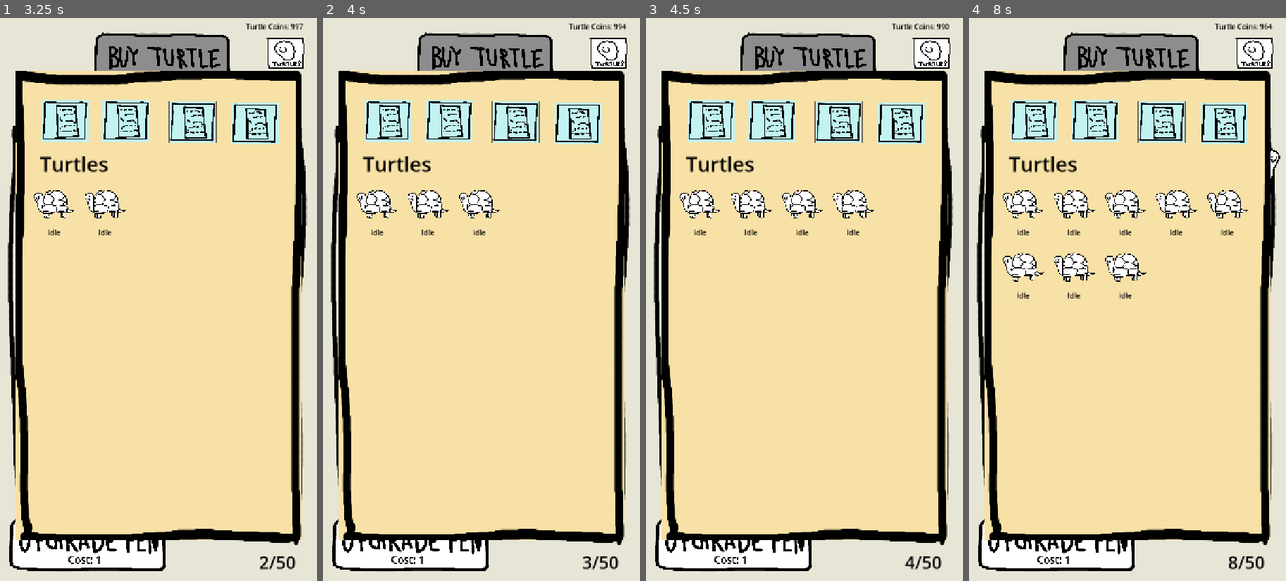
Above: before the commit, frames 1-4 (left to right).
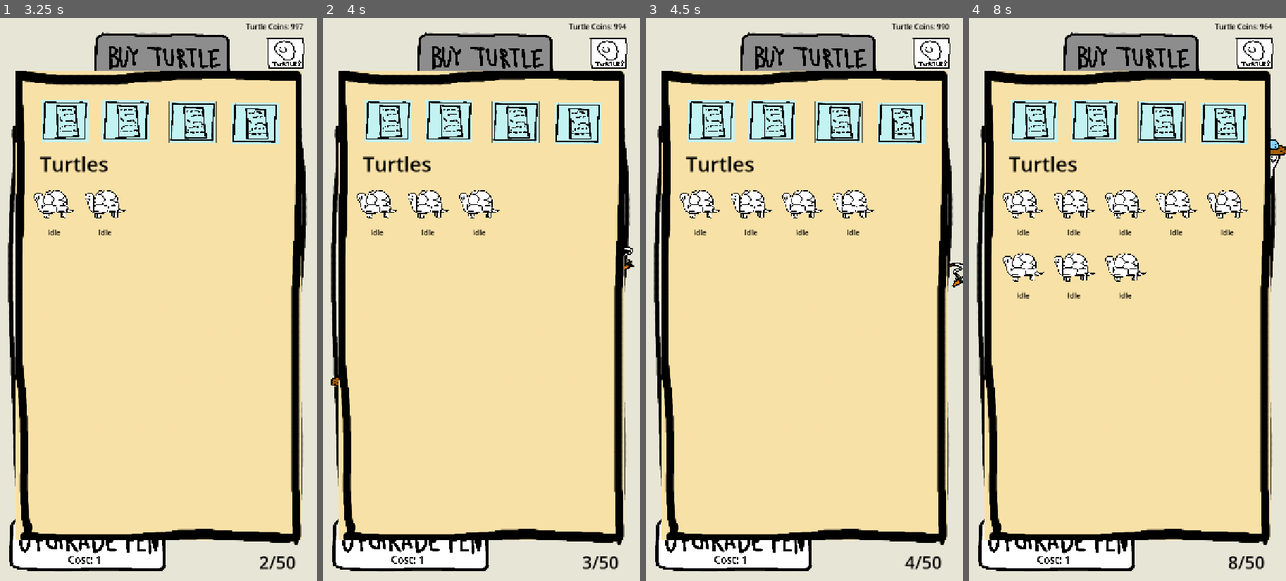
Above: after the commit, the same moments.

Repository: vsen2/turtleTower
Game: Godot game, scene res://StartPage.tscn
The game is run twice, just before and just after one commit, with the same random seed, the same clock (stepped at 60 frames per second) and the same inputs.
Inputs (mouse positions are in pixels of both pictures, inside the frame that each line leads up to):
- Up to frame 1 (3.25 s): click (158, 282) at 0.5 s; click (285, 51) at 1.25 s; click "Cost: 1" at 2 s; click "Cost: 2" at 2.75 s
- Up to frame 2 (4 s): click "Cost: 3" at 3.5 s
- Up to frame 3 (4.5 s): click "Cost: 4" at 4.25 s
- Up to frame 4 (8 s): click "Cost: 5" at 5 s; click "Cost: 6" at 5.75 s; click "Cost: 7" at 6.5 s; click "Cost: 8" at 7.25 s

Frame 1 is identical in both runs. In frame 2, less than 0.1% of the frame differs, in the area x 2-99%, y 40-66%; in frame 3, less than 0.1%; in frame 4, 0.1%, in the area x 95-100%, y 21-25%.

Commit message:
added random hats to turtles

Diff:
--- a/turtle.tscn
+++ b/turtle.tscn
@@ -4,6 +4,7 @@
 [ext_resource type="Texture2D" uid="uid://cf5oicbcdo18t" path="res://turtlewalk1.png" id="2_ghgcf"]
 [ext_resource type="Texture2D" uid="uid://b6386yhdnph12" path="res://turtleWalk2.png" id="3_hlk0a"]
 [ext_resource type="Texture2D" uid="uid://jq5geayp6ur3" path="res://turtlewalk3.png" id="4_e1omo"]
+[ext_resource type="Texture2D" uid="uid://vkktea23nv5n" path="res://hatKingCrown.png" id="5_hlk0a"]
 
 [sub_resource type="RectangleShape2D" id="RectangleShape2D_6snss"]
 size = Vector2(168, 117)
@@ -29,13 +30,20 @@
 position = Vector2(88, 82)
 script = ExtResource("1_2ssyi")
 
-[node name="CollisionShape2D" type="CollisionShape2D" parent="." unique_id=1328151684]
+[node name="turtleHitbox" type="CollisionShape2D" parent="." unique_id=1328151684]
 position = Vector2(-2, -1)
 shape = SubResource("RectangleShape2D_6snss")
 
-[node name="AnimatedSprite2D" type="AnimatedSprite2D" parent="." unique_id=669674736]
+[node name="timmyTheTurtle" type="AnimatedSprite2D" parent="." unique_id=669674736]
 position = Vector2(13, -1)
 rotation = -0.005483886
 scale = Vector2(0.10383152, 0.10350519)
 sprite_frames = SubResource("SpriteFrames_ccrme")
 frame_progress = 0.23228993
+
+[node name="turtleHat" type="Sprite2D" parent="timmyTheTurtle" unique_id=316693269]
+position = Vector2(-546.89813, -379.807)
+rotation = 0.005501176
+scale = Vector2(1.2140648, 1.0891639)
+skew = -3.4570694e-05
+texture = ExtResource("5_hlk0a")
--- a/turtleCode.gd
+++ b/turtleCode.gd
@@ -10,19 +10,45 @@
 var current_job: String = "Idle"
 var assigned_station: Node2D = null
 var status_label: Label = null
+var random_hat = randi_range(0, 13)
+
+@onready var turtleHat: Node2D = $timmyTheTurtle/turtleHat
+@onready var turtleHats: Array[Texture2D] = [
+	preload("res://hatChef.png"),
+	preload("res://hatDunce.png"),
+	preload("res://hatEgg.png"),
+	preload("res://hatFishbowl.png"),
+	preload("res://hatFishingRod.png"),
+	preload("res://hatFunnyPropellor.png"),
+	preload("res://hatGooglyEyes.png"),
+	preload("res://hatKingCrown.png"),
+	preload("res://hatLeaf.png"),
+	preload("res://hatPlunger.png"),
+	preload("res://hatQueenCrown.png"),
+	preload("res://hatSombrero.png"),
+	preload("res://hatTophat.png"),
+	preload("res://hatTophat.png"),
+]
+
 
 # Radius used to keep the turtle inside its pen; calculated in _ready().
 var turtle_radius: float = 16.0
 
-@onready var sprite: AnimatedSprite2D = $AnimatedSprite2D
-@onready var collision_shape: CollisionShape2D = $CollisionShape2D
+@onready var sprite: AnimatedSprite2D = $timmyTheTurtle
+@onready var collision_shape: CollisionShape2D = $turtleHitbox
 
 func _ready() -> void:
+
 	_pick_random_direction()
 	input_event.connect(_on_input_event)
 	_calculate_turtle_size()
 	sprite.play("default")
 	z_index = 5
+	turtleHat.texture = turtleHats[random_hat]
+	turtleHat.visible = true
+
+	print(turtleHat.global_position)
+	print(global_position)
 
 func _calculate_turtle_size() -> void:
 	# Prefer the collision shape (most accurate), fall back to the sprite.
@@ -82,8 +108,13 @@
 	# Face the direction of travel.
 	if direction.x > 0:
 		sprite.flip_h = true
+		turtleHat.flip_h = true
+		turtleHat.global_position.x = sprite.global_position.x + 57
+
 	elif direction.x < 0:
 		sprite.flip_h = false
+		turtleHat.flip_h = false
+		turtleHat.global_position.x = sprite.global_position.x - 59
 
 func send_to_station(target_pos: Vector2, register_number: int = 1, register_node: Node2D = null) -> void:
 	if is_instance_valid(assigned_station):
Binary file added: hatChef.png
Not shown, added: hatChef.png.import
Binary file added: hatDunce.png
Not shown, added: hatDunce.png.import
Binary file added: hatEgg.png
Not shown, added: hatEgg.png.import
Binary file added: hatFishbowl.png
Not shown, added: hatFishbowl.png.import
Binary file added: hatFishingRod.png
Not shown, added: hatFishingRod.png.import
Binary file added: hatFunnyPropellor.png
Not shown, added: hatFunnyPropellor.png.import
(and 19 more such lines)
